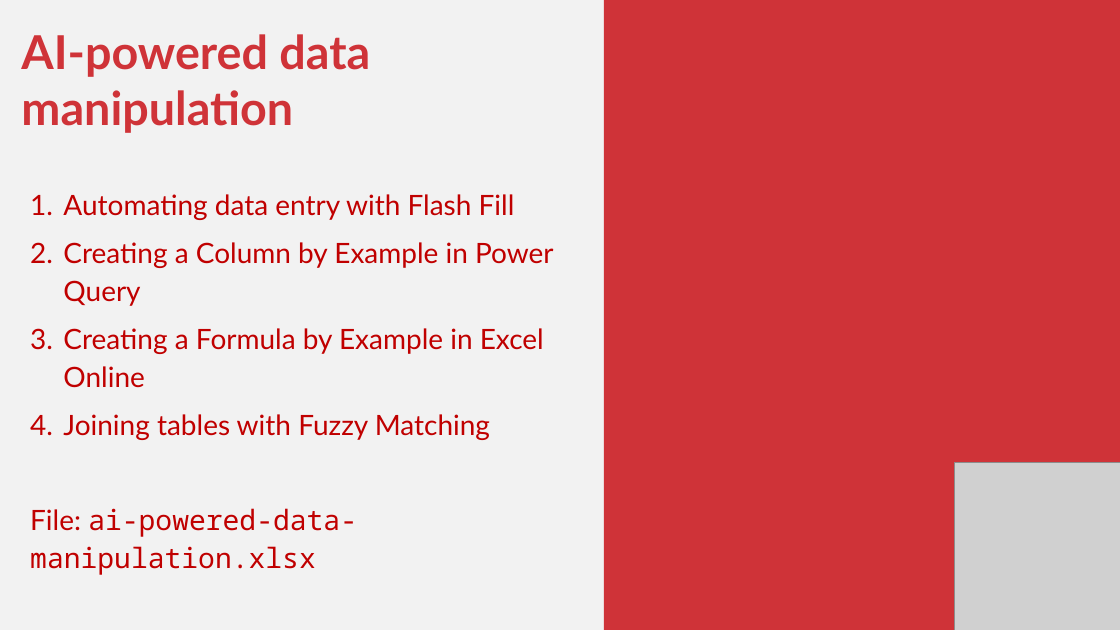
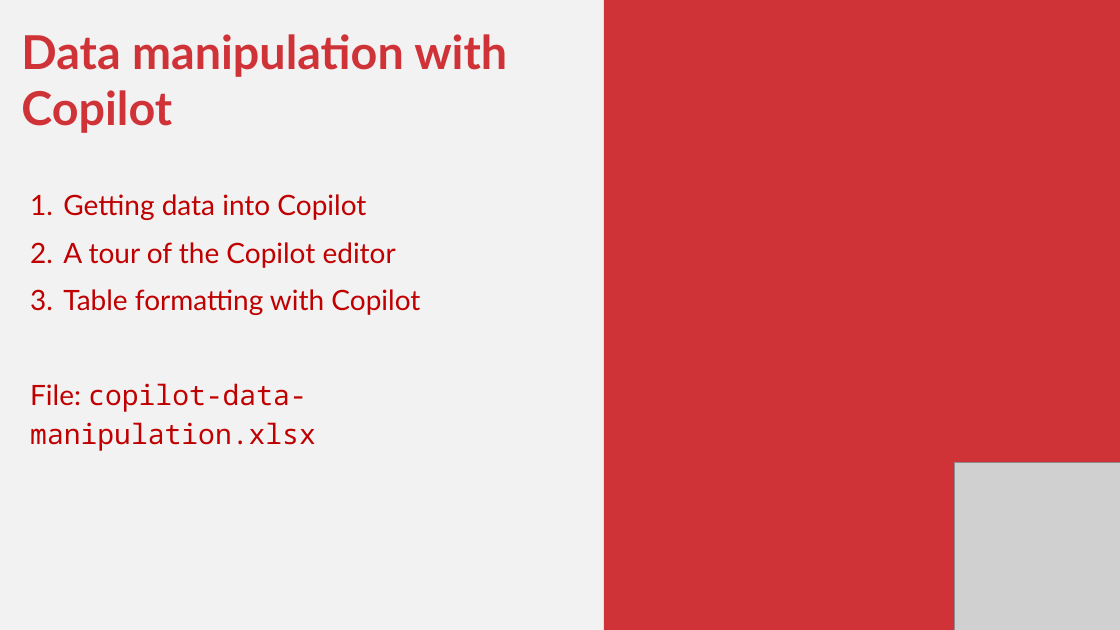
Before and after one commit to stringfestdata/xlgs-mc-2025, a slide deck: slide 7 of xlgs-analytics-2_0-slides.pptx. Drawn at 1120x630 pixels with LibreOffice and Linux fonts; fonts in the diff are those of the drawing; grey boxes stand for pictures. Boxes give left, top, right and bottom in pixels: in the first picture for what was removed or moved away, otherwise in the second. Text is boxed around its words. In the diff, an @@ line names an element or a change of style, - is before the commit and + after.

```diff
--- a/xlgs-analytics-2_0-slides.pptx
+++ b/xlgs-analytics-2_0-slides.pptx
@@ text at <box>21,34,507,451</box>: text changed @@
-AI-powered data manipulation
-1. Automating data entry with Flash Fill
-2. Creating a Column by Example in Power Query
-3. Creating a Formula by Example in Excel Online
-4. Joining tables with Fuzzy Matching
-File: ai-powered-data-manipulation.xlsx
+Data manipulation with Copilot
+1. Getting data into Copilot
+2. A tour of the Copilot editor
+3. Table formatting with Copilot
+File: copilot-data-manipulation.xlsx
```
Also in this commit, not shown: 4 other slides changed, 23 other files.
